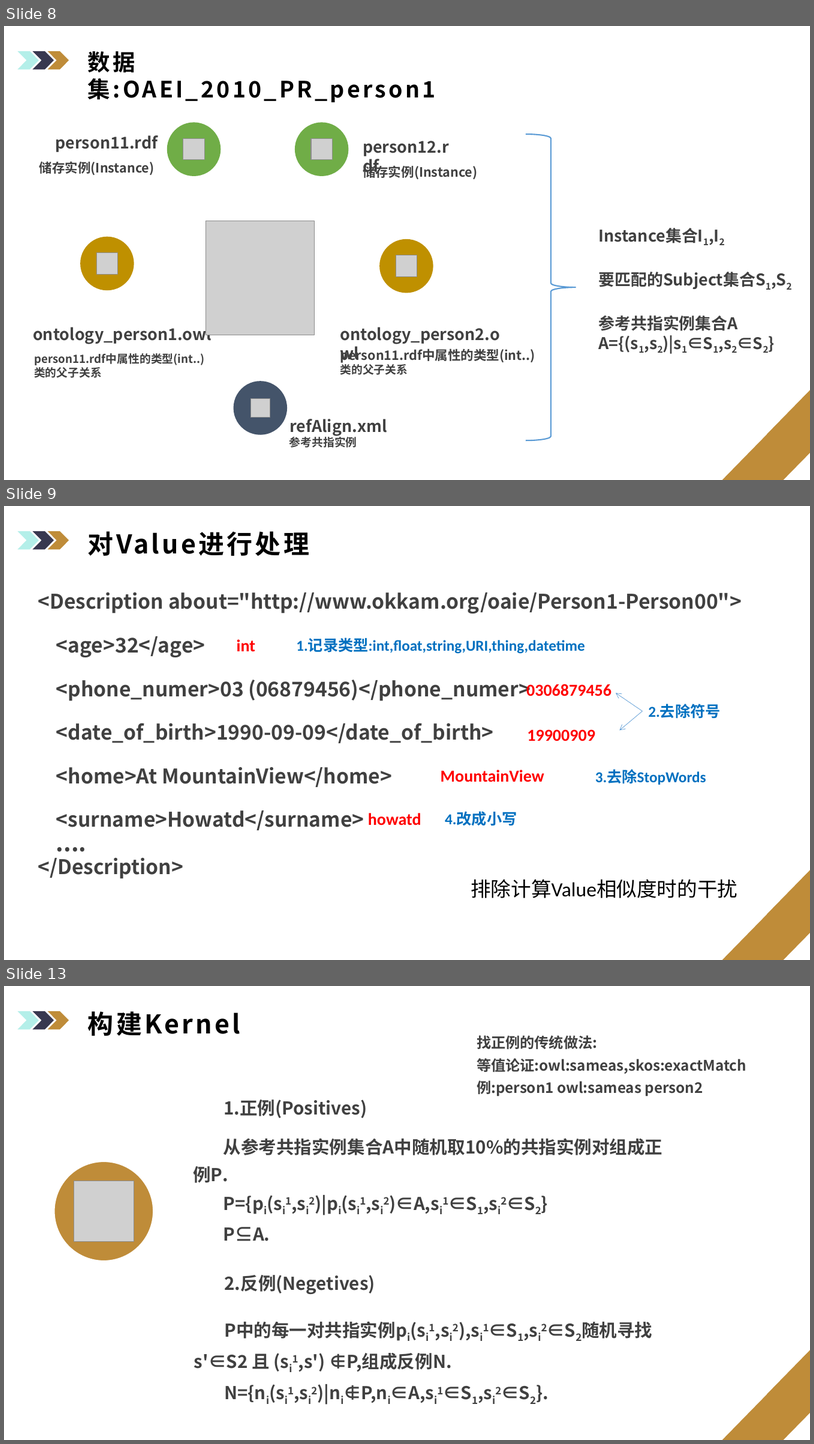
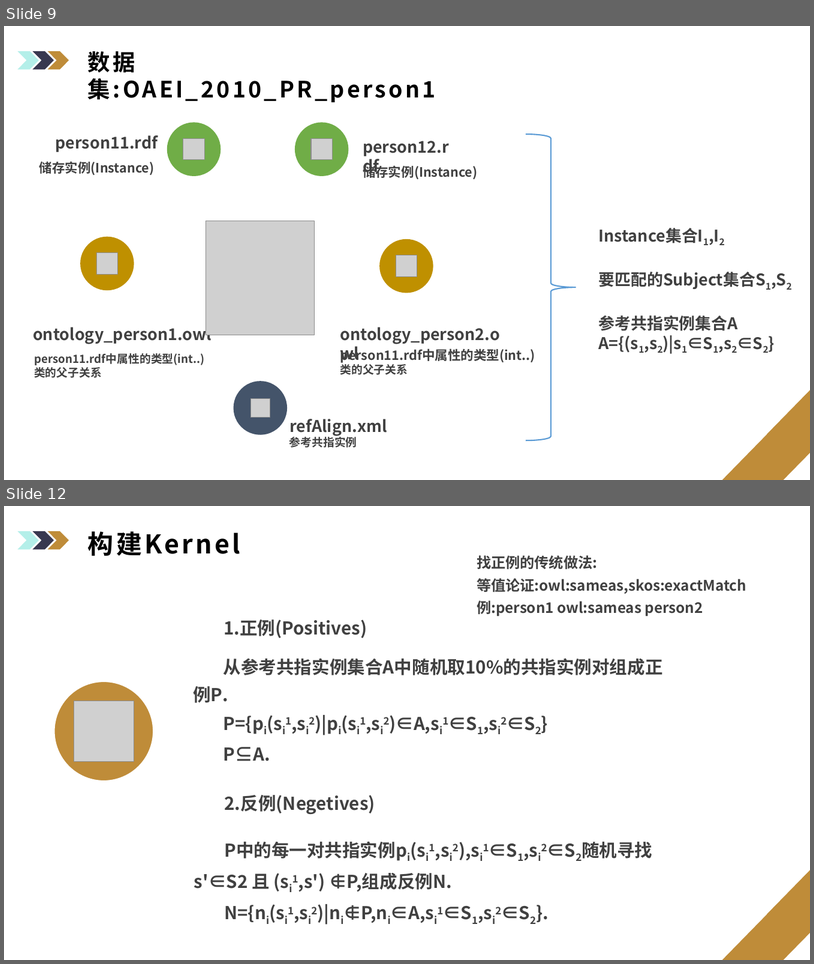
Before and after one commit to ciferlv/OAEI_IM, a slide deck: Luc.pptx. Shown one above the other, each under a label of ours: slides 8, 9 and 13 before the commit, slides 9 and 12 after it; the slides between them are not shown. The pictures are 814x1444 and 814x964 pixels, drawn with LibreOffice and Linux fonts; fonts in the diff are those of the drawing; grey boxes stand for pictures; background and template pictures are left out. Boxes give left, top, right and bottom in pixels: in the first picture for what was removed or moved away, otherwise in the second. Text is boxed around its words. In the diff, an @@ line names an element or a change of style, - is before the commit and + after.

```diff
--- a/Luc.pptx
+++ b/Luc.pptx
@@ slide 9 removed at (4, 506, 810, 960), background picture (left out); not listed: 4 template elements that a slide beside it also shows @@
@@ text removed at (88, 531, 196, 556) @@
-对Value进行处理
@@ text removed at (38, 592, 742, 879) @@
-<Description about="http://www.okkam.org/oaie/Person1-Person00">
-<age>32</age>
-<phone_numer>03 (06879456)</phone_numer>
-<date_of_birth>1990-09-09</date_of_birth>
-<home>At MountainView</home>
-<surname>Howatd</surname>
-....
-</Description>
@@ text removed at (237, 639, 255, 652) @@
-int
@@ text removed at (296, 638, 585, 654) @@
-1.记录类型:int,float,string,URI,thing,datetime
@@ text removed at (527, 684, 612, 696) @@
-0306879456
@@ arrow removed from (643, 711) to (616, 693) @@
@@ arrow removed from (643, 711) to (620, 730) @@
@@ text removed at (648, 705, 720, 718) @@
-2.去除符号
@@ text removed at (527, 729, 596, 741) @@
-19900909
@@ text removed at (441, 769, 545, 782) @@
-MountainView
@@ text removed at (596, 770, 707, 784) @@
-3.去除StopWords
@@ text removed at (445, 811, 517, 826) @@
-4.改成小写
@@ text removed at (368, 813, 422, 825) @@
-howatd
@@ text removed at (471, 879, 738, 898) @@
-排除计算Value相似度时的干扰
@@ what was slide 8 is now slide 9 @@
@@ what was slide 13 is now slide 12 @@
```
Also in this commit, not shown: 10 slides changed, 5 slides added, 2 other slides removed, 5 other files.
